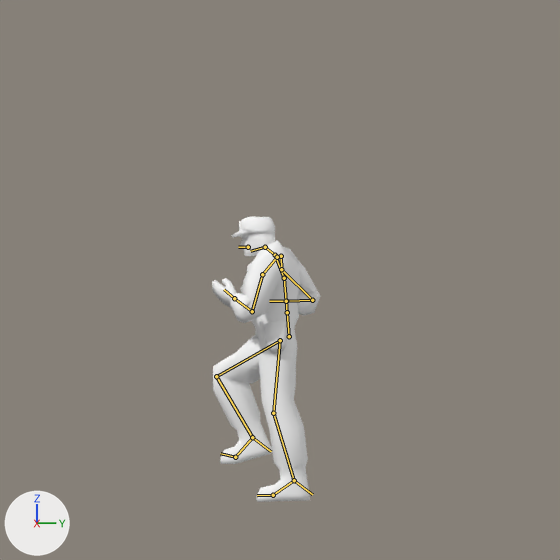
What one commit did to the Blender file trunk/data/blender/hero/heroken3.blend.
Before and after are seen from the file's camera 'Camera'. The axes (+X, +Y, +Z) are drawn at lower left. The lights are the same throughout. Both versions are drawn at the pose saved in each file; the numbers are the values there. The bones that bend it are drawn over the model as lines.
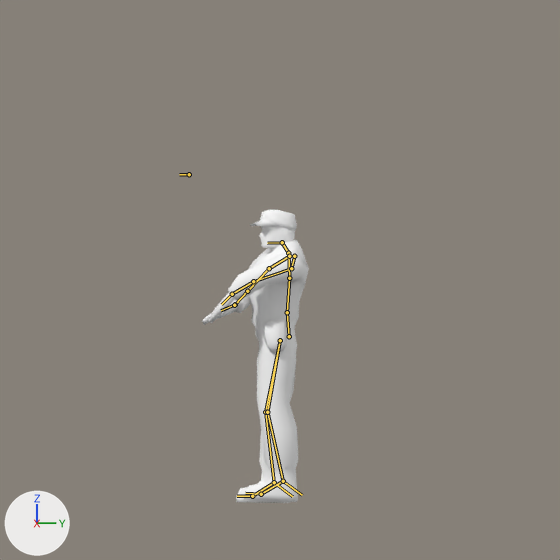
Where the change shows, as pixel boxes (x1, y1, x2, y2) in the pictures (560 x 560 px):
```json
{"object": "Cube.019", "change": "posed", "before": [212, 240, 320, 502], "after": [202, 240, 309, 503]}
{"object": "Cube.001", "change": "posed", "before": [231, 217, 275, 256], "after": [251, 210, 297, 251]}
{"bone": "Rower Back", "before": "(287, 312) to (284, 278)", "after": "(287, 312) to (289, 278)"}
{"bone": "Upper Back", "before": "(284, 278) to (275, 255)", "after": "(289, 278) to (288, 253)"}
{"bone": "Neck", "before": "(275, 255) to (265, 247)", "after": "(288, 253) to (282, 242)"}
{"bone": "Head", "before": "(265, 247) to (250, 251)", "after": "(282, 242) to (267, 243)"}
{"bone": "Upper Arm.R", "before": "(281, 269) to (312, 300)", "after": "(269, 268) to (247, 291)"}
{"bone": "Forearm.R", "before": "(312, 300) to (286, 301)", "after": "(247, 291) to (235, 304)"}
{"bone": "Hand.R", "before": "(286, 301) to (269, 301)", "after": "(235, 304) to (221, 310)"}
{"bone": "Upper Arm.L", "before": "(262, 274) to (252, 311)", "after": "(291, 268) to (253, 281)"}
{"bone": "Forearm.L", "before": "(252, 311) to (234, 298)", "after": "(253, 281) to (232, 294)"}
{"bone": "Hand.L", "before": "(234, 298) to (224, 289)", "after": "(232, 294) to (221, 304)"}
{"bone": "Foot.R", "before": "(252, 437) to (235, 457)", "after": "(274, 482) to (252, 496)"}
{"bone": "Toes.R", "before": "(235, 457) to (220, 453)", "after": "(252, 496) to (237, 496)"}
{"bone": "IK_Forearm.L", "before": "(234, 298) to (234, 300)", "after": "(232, 294) to (232, 295)"}
{"bone": "IK_Forearm.R", "before": "(286, 301) to (286, 302)", "after": "(234, 305) to (234, 306)"}
{"bone": "IK_Lower Leg.R", "before": "(252, 437) to (271, 451)", "after": "(274, 482) to (292, 496)"}
{"bone": "IK_Lower Leg.L", "before": "(294, 480) to (312, 494)", "after": "(283, 481) to (302, 495)"}
```

Scene script edits in JSON lines:
```json
{"block": "bone_rower_back", "where": "bone_rower_back = bpy.data.objects['Armature.Hero'].pose.bones['Rower Back']  # child of 'Hip'"}
{"op": "set", "path": "bone_rower_back.rotation_quaternion", "old": "(0.98, 0.151, -0.129, -0.018)", "new": "(0.986, 0.072, 0.15, 0.021)", "note": "degrees (18, -14, -4) -> degrees (9, 17, 4)"}
{"block": "bone_upper_back", "where": "bone_upper_back = bpy.data.objects['Armature.Hero'].pose.bones['Upper Back']  # child of 'Rower Back'"}
{"op": "set", "path": "bone_upper_back.rotation_quaternion", "old": "(0.999, 0.036, -0.004, -0.023)", "new": "(0.999, -0.052, 0.0, 0.0)", "note": "degrees (4, 0, -3) -> degrees (-6, 0, 0)"}
{"block": "bone_neck", "where": "bone_neck = bpy.data.objects['Armature.Hero'].pose.bones['Neck']  # child of 'Upper Back'"}
{"op": "set", "path": "bone_neck.rotation_quaternion", "old": "(0.991, 0.0, 0.103, -0.08)", "new": "(1.0, 0.0, 0.0, 0.0)", "note": "degrees (-1, 12, -9) -> degrees (0, 0, 0)"}
{"block": "bone_head", "where": "bone_head = bpy.data.objects['Armature.Hero'].pose.bones['Head']  # child of 'Neck'"}
{"op": "set", "path": "bone_head.rotation_quaternion", "old": "(0.998, 0.064, -0.014, -0.001)", "new": "(1.0, 0.001, 0.0, -0.001)", "note": "degrees (7, -2, 0) -> degrees (0, 0, 0)"}
{"block": "bone_upper_arm_r", "where": "bone_upper_arm_r = bpy.data.objects['Armature.Hero'].pose.bones['Upper Arm.R']  # child of 'Shoulder.R'"}
{"op": "set", "path": "bone_upper_arm_r.rotation_quaternion", "old": "(0.456, -0.251, -0.477, -0.708)", "new": "(1.0, -0.001, 0.0, 0.004)", "note": "degrees (47, -52, -138) -> degrees (0, 0, 0)"}
{"block": "bone_forearm_r", "where": "bone_forearm_r = bpy.data.objects['Armature.Hero'].pose.bones['Forearm.R']  # child of 'Upper Arm.R'"}
{"op": "set", "path": "bone_forearm_r.rotation_quaternion", "old": "(0.991, -0.113, -0.057, 0.04)", "new": "(1.0, 0.0, 0.0, 0.0)", "note": "degrees (-13, -6, 5) -> degrees (0, 0, 0)"}
{"block": "bone_hand_r", "where": "bone_hand_r = bpy.data.objects['Armature.Hero'].pose.bones['Hand.R']  # child of 'Forearm.R'"}
{"op": "set", "path": "bone_hand_r.rotation_quaternion", "old": "(1.0, 0.0, 0.0, 0.0)", "new": "(0.952, 0.153, -0.166, -0.207)", "note": "degrees (0, 0, 0) -> degrees (22, -15, -27)"}
{"block": "bone_upper_arm_l", "where": "bone_upper_arm_l = bpy.data.objects['Armature.Hero'].pose.bones['Upper Arm.L']  # child of 'Shoulder.L'"}
{"op": "set", "path": "bone_upper_arm_l.rotation_quaternion", "old": "(0.487, -0.234, 0.506, 0.672)", "new": "(0.709, -0.411, 0.032, -0.572)", "note": "degrees (50, 54, 135) -> degrees (-43, -25, -68)"}
{"block": "bone_forearm_l", "where": "bone_forearm_l = bpy.data.objects['Armature.Hero'].pose.bones['Forearm.L']  # child of 'Upper Arm.L'"}
{"op": "set", "path": "bone_forearm_l.rotation_quaternion", "old": "(0.993, -0.106, -0.002, -0.054)", "new": "(1.0, 0.0, 0.0, 0.0)", "note": "degrees (-12, -1, -6) -> degrees (0, 0, 0)"}
{"block": "bone_hand_l", "where": "bone_hand_l = bpy.data.objects['Armature.Hero'].pose.bones['Hand.L']  # child of 'Forearm.L'"}
{"op": "set", "path": "bone_hand_l.rotation_quaternion", "old": "(1.0, 0.0, 0.0, 0.0)", "new": "(0.988, -0.095, -0.114, -0.045)", "note": "degrees (0, 0, 0) -> degrees (-11, -14, -4)"}
{"block": "bone_foot_r", "where": "bone_foot_r = bpy.data.objects['Armature.Hero'].pose.bones['Foot.R']  # child of 'Lower Leg.R'"}
{"op": "set", "path": "bone_foot_r.rotation_quaternion", "old": "(0.982, -0.044, 0.04, 0.179)", "new": "(0.983, 0.014, 0.053, 0.174)", "note": "degrees (-4, 5, 20) -> degrees (3, 6, 20)"}
{"block": "bone_toes_r", "where": "bone_toes_r = bpy.data.objects['Armature.Hero'].pose.bones['Toes.R']  # child of 'Foot.R'"}
{"op": "set", "path": "bone_toes_r.rotation_quaternion", "old": "(0.967, 0.254, -0.006, -0.001)", "new": "(1.0, -0.001, 0.0, 0.0)", "note": "degrees (29, -1, 0) -> degrees (0, 0, 0)"}
{"block": "bone_ik_forearm_l", "where": "bone_ik_forearm_l = bpy.data.objects['Armature.Hero'].pose.bones['IK_Forearm.L']"}
{"op": "set", "path": "bone_ik_forearm_l.location", "old": "(-0.979, -0.547, 0.768)", "new": "(-0.921, -0.47, 0.806)"}
{"block": "bone_ik_forearm_r", "where": "bone_ik_forearm_r = bpy.data.objects['Armature.Hero'].pose.bones['IK_Forearm.R']"}
{"op": "set", "path": "bone_ik_forearm_r.location", "old": "(0.993, -0.587, -0.031)", "new": "(1.8, -0.754, 0.768)"}
{"block": "bone_ik_lower_leg_r", "where": "bone_ik_lower_leg_r = bpy.data.objects['Armature.Hero'].pose.bones['IK_Lower Leg.R']"}
{"op": "set", "path": "bone_ik_lower_leg_r.location", "old": "(0.2, -0.813, 0.236)", "new": "(0.2, -0.131, -0.119)"}
{"block": "bone_ik_lower_leg_l", "where": "bone_ik_lower_leg_l = bpy.data.objects['Armature.Hero'].pose.bones['IK_Lower Leg.L']"}
{"op": "set", "path": "bone_ik_lower_leg_l.location", "old": "(-0.2, 0.1, 0.086)", "new": "(-0.2, -0.03, -0.018)"}
```
